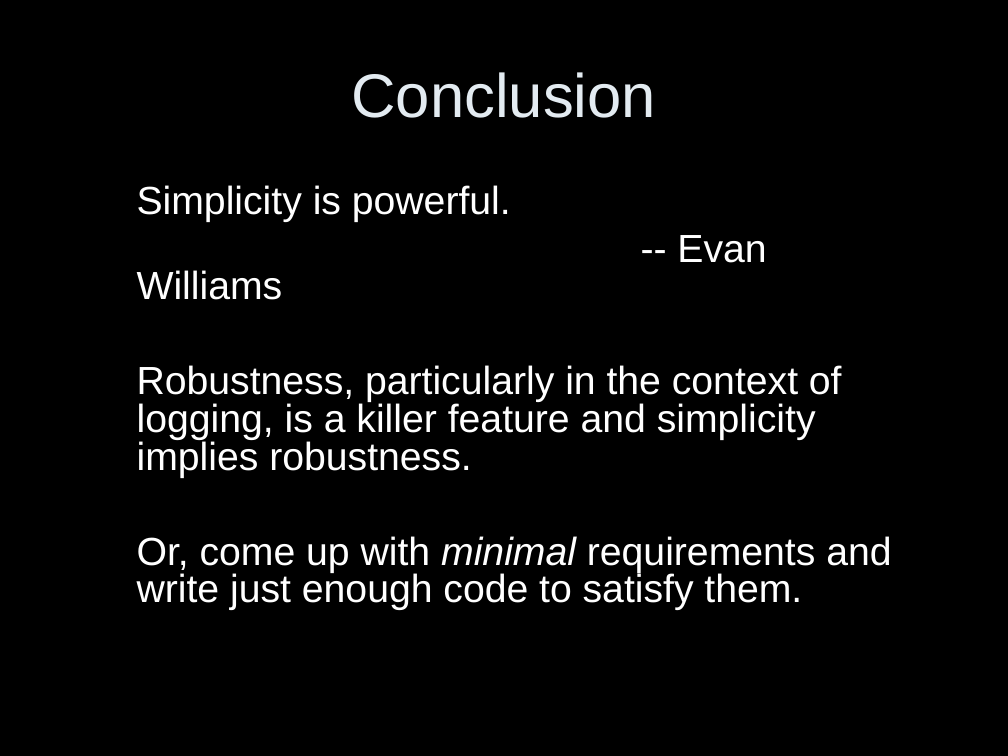
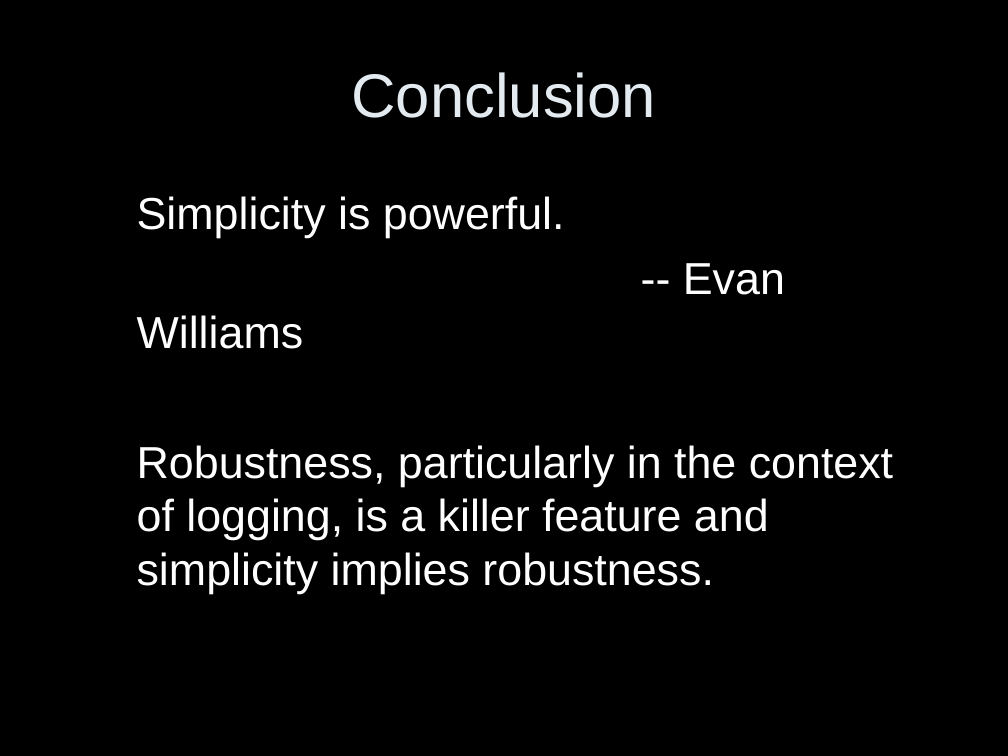
Before and after one commit to vs/junit4, a slide deck: slide 13 of modules/slf4j/slf4j-site/src/site/resources/slf4j-in-10-slides.ppt (slide 11 before the commit). Drawn at 1008x756 pixels with LibreOffice and Linux fonts; fonts in the diff are those of the drawing. Boxes give left, top, right and bottom in pixels: in the first picture for what was removed or moved away, otherwise in the second. Text is boxed around its words. In the diff, an @@ line names an element or a change of style, - is before the commit and + after.

```diff
--- a/modules/slf4j/slf4j-site/src/site/resources/slf4j-in-10-slides.ppt
+++ b/modules/slf4j/slf4j-site/src/site/resources/slf4j-in-10-slides.ppt
@@ text "Simplicity is powerful." at box(137, 196, 893, 594): size 28 to 32 pt; line spacing 0.8 to 1; more space between paragraphs @@
@@ text at box(137, 536, 891, 610): paragraph removed @@
-Or, come up with minimal requirements and write just enough code to satisfy them.
```
Also in this commit, not shown: 1 other slide changed, 2 slides added.
